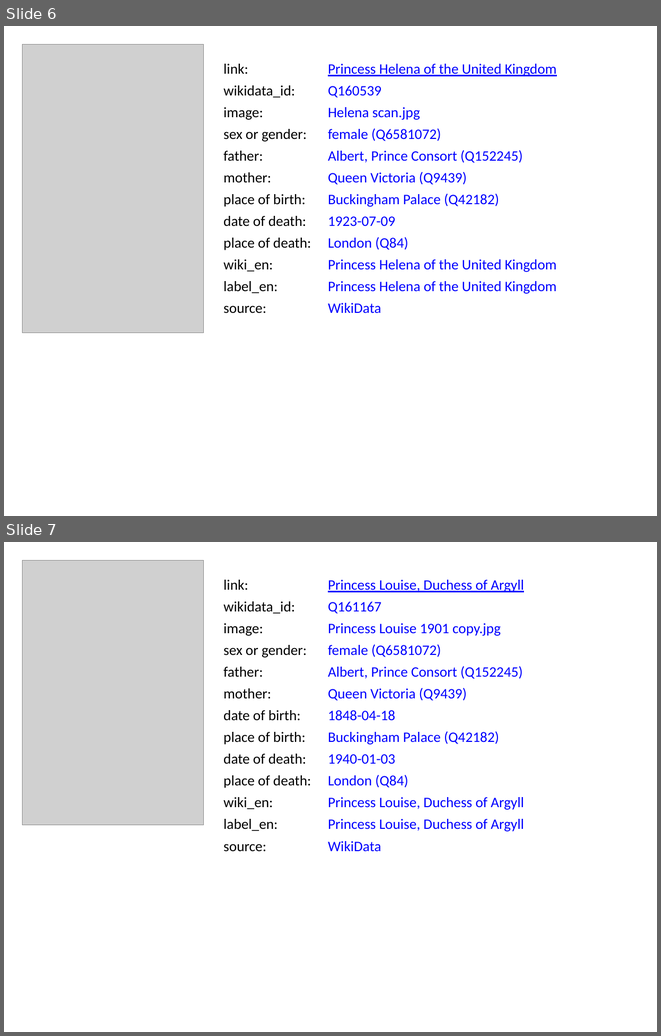
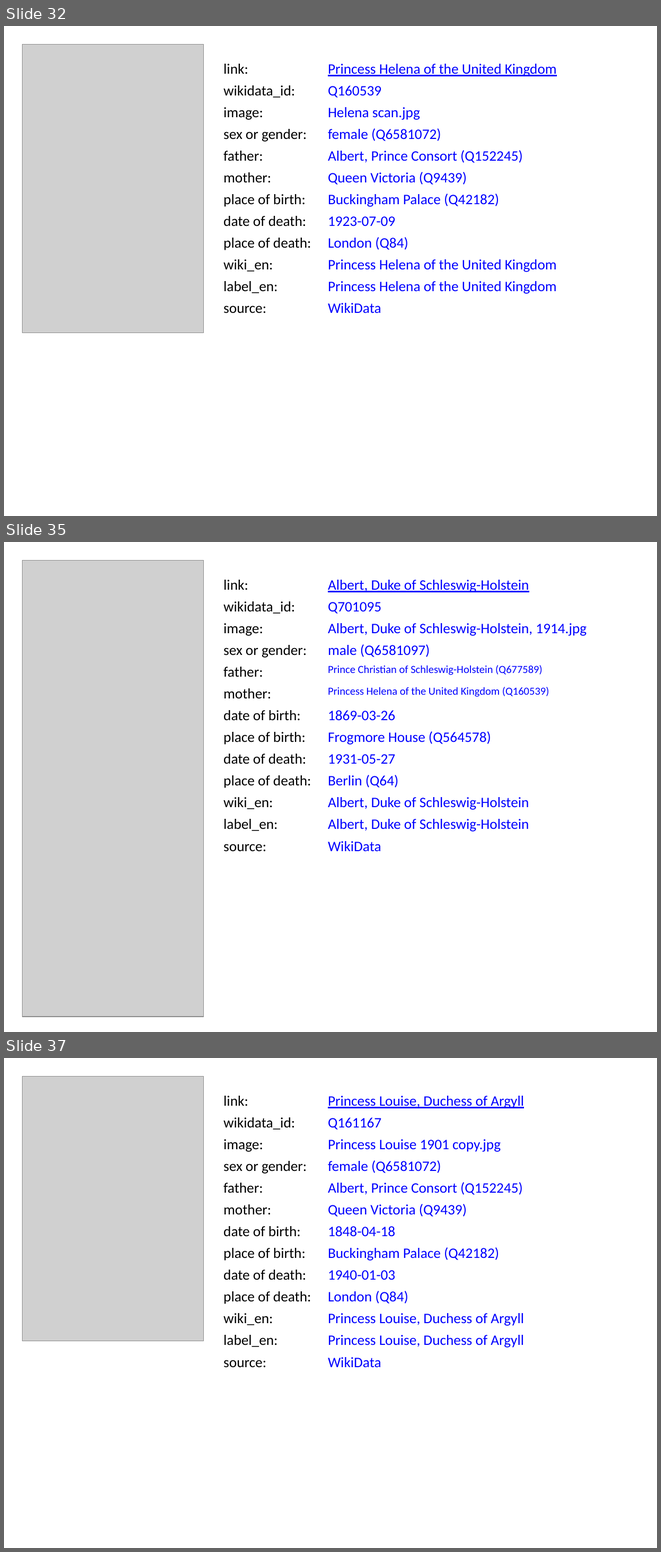
Before and after one commit to BITPlan/com.bitplan.simplegraph, a slide deck: simplegraph-powerpoint/QueenVictoria.pptx. Shown one above the other, each under a label of ours: slides 6 and 7 before the commit, slides 32, 35 and 37 after it; the slides between them are not shown. The pictures are 661x1036 and 661x1552 pixels, drawn with LibreOffice and Linux fonts; fonts in the diff are those of the drawing; grey boxes stand for pictures. Boxes give left, top, right and bottom in pixels: in the first picture for what was removed or moved away, otherwise in the second. Text is boxed around its words. In the diff, an @@ line names an element or a change of style, - is before the commit and + after.

```diff
--- a/simplegraph-powerpoint/QueenVictoria.pptx
+++ b/simplegraph-powerpoint/QueenVictoria.pptx
@@ slide 35 added at (4, 542, 657, 1032), background #FFFFFF @@
@@ picture added at (22, 560, 204, 1017) @@
@@ text added at (223, 580, 248, 590), 16 pt, text #000000 @@
+link:
@@ text added at (328, 580, 529, 592), 16 pt, text #0000FF, underline @@
+Albert, Duke of Schleswig-Holstein
@@ text added at (223, 601, 295, 614), 16 pt, text #000000 @@
+wikidata_id:
@@ text added at (328, 602, 381, 614), 16 pt, text #0000FF @@
+Q701095
@@ text added at (223, 623, 263, 636), 16 pt, text #000000 @@
+image:
@@ text added at (328, 623, 586, 636), 16 pt, text #0000FF @@
+Albert, Duke of Schleswig-Holstein, 1914.jpg
@@ text added at (223, 645, 307, 658), 16 pt, text #000000 @@
+sex or gender:
@@ text added at (328, 644, 430, 657), 16 pt, text #0000FF @@
+male (Q6581097)
@@ text added at (223, 667, 263, 677), 16 pt, text #000000 @@
+father:
@@ text added at (328, 665, 542, 675), 12 pt, text #0000FF @@
+Prince Christian of Schleswig-Holstein (Q677589)
@@ text added at (223, 688, 271, 698), 16 pt, text #000000 @@
+mother:
@@ text added at (328, 687, 549, 697), 12 pt, text #0000FF @@
+Princess Helena of the United Kingdom (Q160539)
@@ text added at (223, 710, 301, 721), 16 pt, text #000000 @@
+date of birth:
@@ text added at (328, 710, 395, 721), 16 pt, text #0000FF @@
+1869-03-26
@@ text added at (223, 732, 306, 744), 16 pt, text #000000 @@
+place of birth:
@@ text added at (328, 731, 491, 744), 16 pt, text #0000FF @@
+Frogmore House (Q564578)
@@ text added at (223, 753, 306, 764), 16 pt, text #000000 @@
+date of death:
@@ text added at (328, 754, 395, 764), 16 pt, text #0000FF @@
+1931-05-27
@@ text added at (223, 775, 311, 788), 16 pt, text #000000 @@
+place of death:
@@ text added at (328, 775, 399, 787), 16 pt, text #0000FF @@
+Berlin (Q64)
@@ text added at (223, 797, 273, 809), 16 pt, text #000000 @@
+wiki_en:
@@ text added at (328, 797, 529, 810), 16 pt, text #0000FF @@
+Albert, Duke of Schleswig-Holstein
@@ text added at (223, 819, 277, 831), 16 pt, text #000000 @@
+label_en:
@@ text added at (328, 819, 529, 831), 16 pt, text #0000FF @@
+Albert, Duke of Schleswig-Holstein
@@ text added at (223, 844, 266, 852), 16 pt, text #000000 @@
+source:
@@ text added at (328, 841, 381, 852), 16 pt, text #0000FF @@
+WikiData
@@ what was slide 6 is now slide 32 @@
@@ what was slide 7 is now slide 37 @@
```
Also in this commit, not shown: 38 other slides added, 19 other files.
